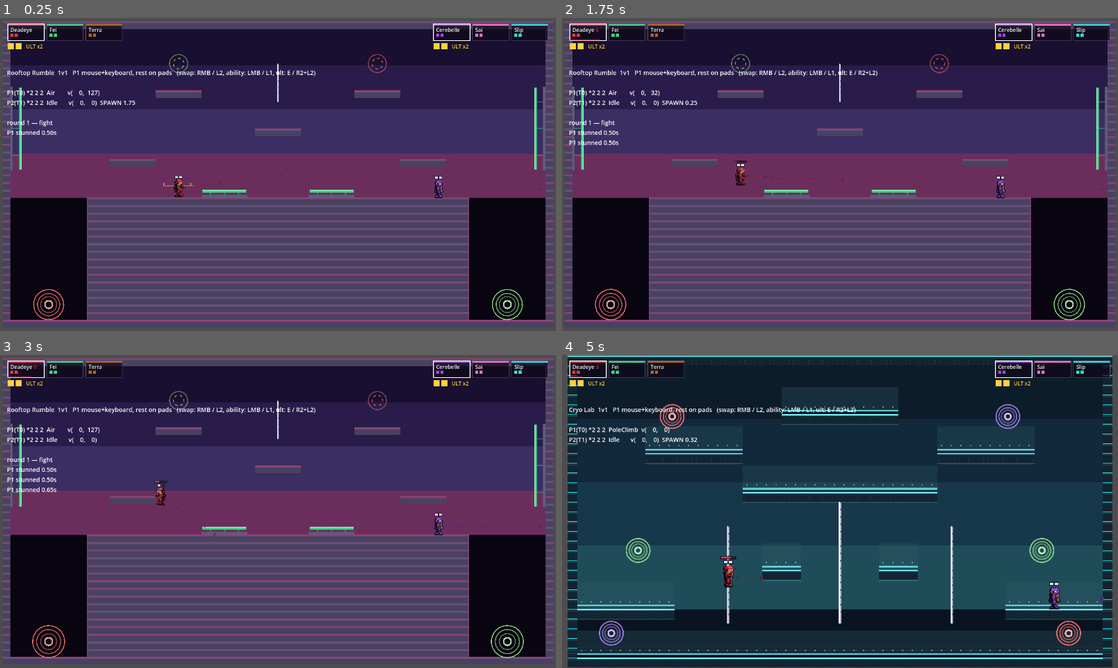
Above: before the commit, frames 1-4 (two rows, left to right).
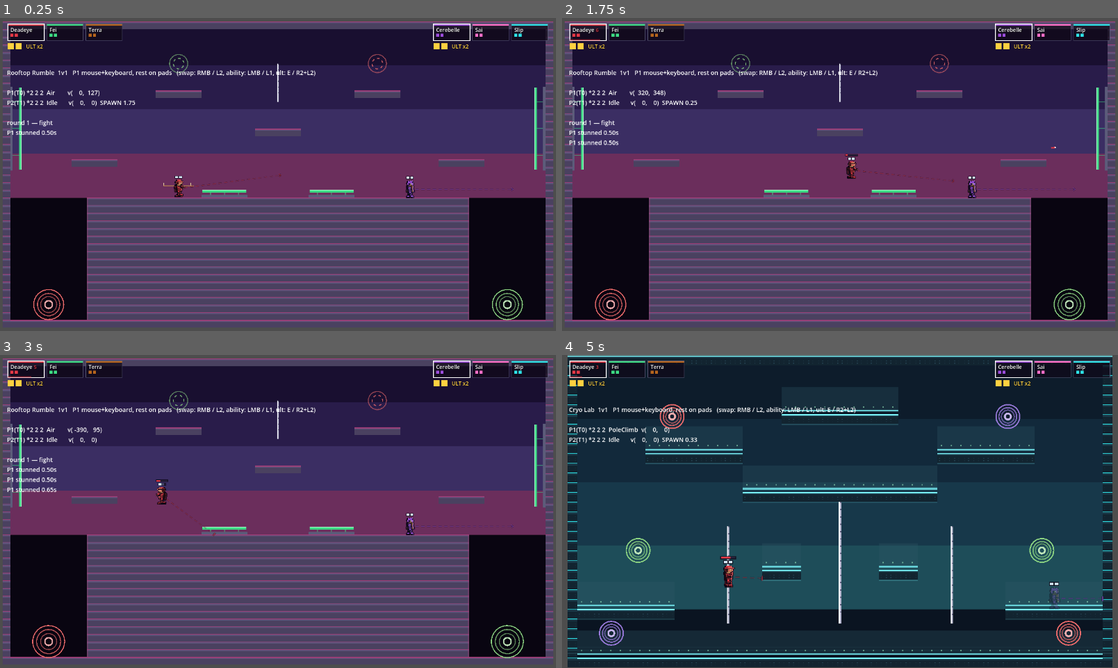
Above: after the commit, the same moments.

Repository: evanli02/stomp-fight-prototype
Game: Godot game, scene res://tests/terrain_harness.tscn
Same seed, same stepped clock (60 frames per second), same inputs: the game is played once before the commit and once after it. This scene is started directly instead of the project's main scene.
Inputs (mouse positions are in pixels of both pictures, inside the frame that each line leads up to):
- Up to frame 1 (0.25 s): no input
- Up to frame 2 (1.75 s): tap Enter at 0.5 s; move the mouse to (962, 158) at 0.52 s; hold D 0.53-1.25 s; tap Shift at 0.6 s; click (962, 158) at 0.67 s; tap Space (p0_jump) at 0.77 s; drag from (728, 190) to (1001, 183) at 1.27 s
- Up to frame 3 (3 s): move the mouse to (333, 442) at 2.02 s; hold A 2.03-2.75 s; tap Shift at 2.1 s; drag from (250, 574) to (194, 483) at 2.77 s
- Up to frame 4 (5 s): move the mouse to (1006, 558) at 3.52 s; hold D 3.53-4.25 s; tap Shift at 3.6 s; tap Space (p0_jump) at 3.77 s; drag from (673, 464) to (1056, 589) at 4.27 s

The runs differ from the first frame. In frame 1, 0.9% of the frame differs, in the area x 12-98%, y 45-58%; in frame 2, 1.2%, in the area x 12-98%, y 23-58%; in frame 3, 1.0%; in frame 4, 0.1%.

Commit message:
tune(stage): hang rooftop's outer platforms past the roof edges
The two outer platforms now overhang the roof by 32px, out over the
channels, instead of sitting inside the edge. Flush with the edge they
read as part of the roof; hanging past it they are a separate thing you
can be knocked off, and the overhang gives a body climbing out of a
channel something to aim at that is not the roof itself.

They cover 32px of a 160px channel, leaving 128px of open mouth. The
harness asserts both halves of that - the platform has to actually reach
past the edge, and it must not roof the channel over, because a channel
you cannot fall into would quietly remove the stage's whole down-side.

Spawns moved to 300/852, the clear span either side of centre, so a team
still has open sky overhead at 3v3 now that the outer platforms sit
further out.

Terrain harness 73 -> 74.

Co-Authored-By: Claude Opus 5 <noreply@anthropic.com>

Diff:
--- a/src/stage/duel.gd
+++ b/src/stage/duel.gd
@@ -31,8 +31,9 @@
 const TIER_CENTRE: float = 224.0  ## the contested middle
 const TIER_UPPER: float = 144.0   ## the high pair
 
-## Opposite ends of the roof, inside the clear span either side of the platforms.
-const SPAWNS: Array[Vector2] = [Vector2(240, 344), Vector2(912, 344)]
+## Opposite ends of the roof, inside the clear span the platforms leave either
+## side of centre - so a team spawns with open sky overhead even at 3v3.
+const SPAWNS: Array[Vector2] = [Vector2(300, 344), Vector2(852, 344)]
 
 ## Every platform above the roof is this wide. One size for all of them so the
 ## stage reads as a set of equal footholds and none of them is the obvious one to
@@ -84,15 +85,18 @@
 		Rect2(320.0, TIER_UPPER, PLATFORM_W, 16.0),   # upper left
 		Rect2(736.0, TIER_UPPER, PLATFORM_W, 16.0),   # upper right
 		Rect2(528.0, TIER_CENTRE, PLATFORM_W, 16.0),  # the contested middle
-		# Pulled in off the roof edges: flush with them they read as part of the
-		# roof rather than as a tier above it.
-		Rect2(224.0, TIER_MID, PLATFORM_W, 16.0),     # mid left
-		Rect2(832.0, TIER_MID, PLATFORM_W, 16.0),     # mid right
+		# Overhanging the roof edges by 32px, out over the channels. Flush with
+		# the edge they read as part of the roof; hanging past it they are a
+		# separate thing you can be knocked off, and the overhang gives a body
+		# climbing out of a channel something to aim at that is not the roof.
+		Rect2(144.0, TIER_MID, PLATFORM_W, 16.0),     # mid left
+		Rect2(912.0, TIER_MID, PLATFORM_W, 16.0),     # mid right
 	]
 
 ## The roof, the platforms above it, and the sealed box. The channels are simply
 ## where the roof is not: 160px wide, walled on both sides, which makes them
-## climbable by wall jump (a shaft needs two facing faces) but slowly.
+## climbable by wall jump (a shaft needs two facing faces) but slowly. The mid
+## platforms overhang them, leaving 128px of open mouth to fall through.
 func arena_blocks() -> Array[Rect2]:
 	var blocks := Arena.sealed_box(ARENA)
 	blocks.append(Rect2(ROOF_LEFT, ROOF_TOP, ROOF_RIGHT - ROOF_LEFT,
--- a/tests/terrain_harness.gd
+++ b/tests/terrain_harness.gd
@@ -405,6 +405,26 @@
 			narrow += " %s stops above the floor" % door.position
 	check("a channel entrance fills its channel down to the floor", narrow.is_empty(),
 		narrow)
+
+	# The outer platforms hang PAST the roof edges, out over the channels - but
+	# not so far that they roof one over. A covered channel is a channel you
+	# cannot fall into, which would quietly remove the stage's whole down-side.
+	var overhang := ""
+	for block: Rect2 in (_stage as MatchStage).platforms():
+		var left: float = block.position.x
+		var right: float = left + block.size.x
+		if left < 176.0:
+			if right <= 176.0:
+				overhang += " %s is entirely off the roof" % block
+			elif left < 16.0 + 96.0:
+				overhang += " %s covers too much of the left channel" % block
+		elif right > 976.0:
+			if left >= 976.0:
+				overhang += " %s is entirely off the roof" % block
+			elif right > 1136.0 - 96.0:
+				overhang += " %s covers too much of the right channel" % block
+	check("the outer platforms overhang without roofing the channels",
+		overhang.is_empty(), overhang)
 
 	# The pole over the centre platform: reachable by jumping from it, and topping
 	# out level with the arrival pads.
Not shown, changed: docs/DESIGN.md
